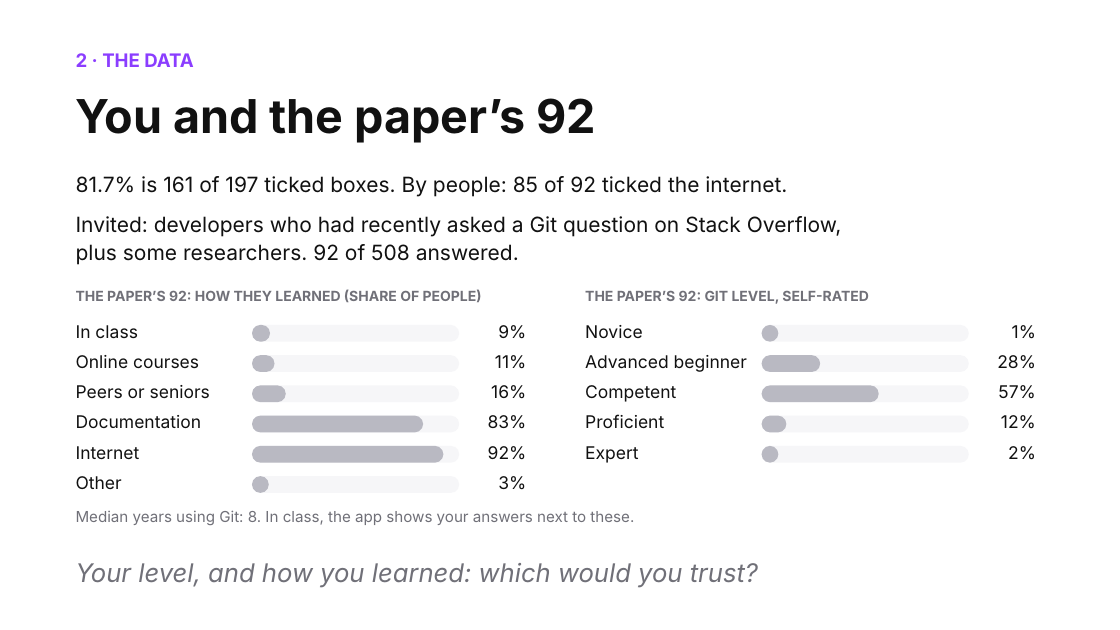
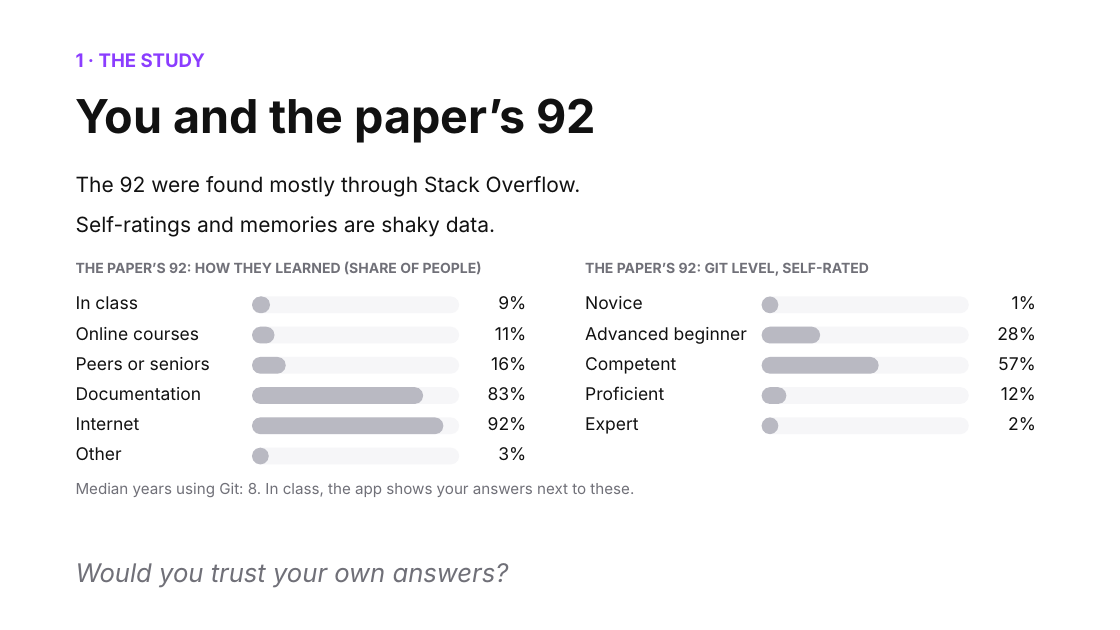
Before and after one commit to shubham3-ucb/cs294-pl, a slide deck: slide 10 of slides/thursday_app.pptx (slide 9 before the commit). Drawn at 1120x630 pixels with LibreOffice and Linux fonts; fonts in the diff are those of the drawing. Boxes give left, top, right and bottom in pixels: in the first picture for what was removed or moved away, otherwise in the second. Text is boxed around its words. In the diff, an @@ line names an element or a change of style, - is before the commit and + after.

```diff
--- a/slides/thursday_app.pptx
+++ b/slides/thursday_app.pptx
@@ text at [76, 53, 205, 67]: text changed @@
-2 · THE DATA
+1 · THE STUDY
@@ text at [76, 176, 581, 237]: text changed @@
-81.7% is 161 of 197 ticked boxes. By people: 85 of 92 ticked the internet.
-Invited: developers who had recently asked a Git question on Stack Overflow, plus some researchers. 92 of 508 answered.
+The 92 were found mostly through Stack Overflow.
+Self-ratings and memories are shaky data.
@@ 25 texts, 22 rounded rectangles: place and size @@
-25 texts, 22 rounded rectangles at [76, 289, 1036, 525]
+25 texts, 22 rounded rectangles at [76, 261, 1036, 497]
@@ text at [76, 563, 509, 588]: text changed @@
-Your level, and how you learned: which would you trust?
+Would you trust your own answers?
```
Also in this commit, not shown: 15 other slides changed, 5 slides added, 5 slides removed, 15 other files.
